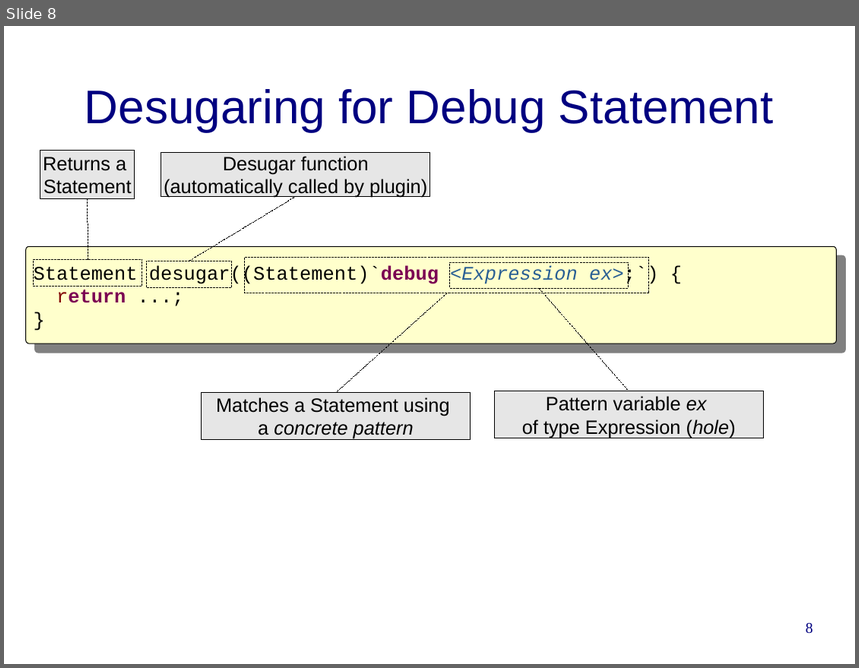
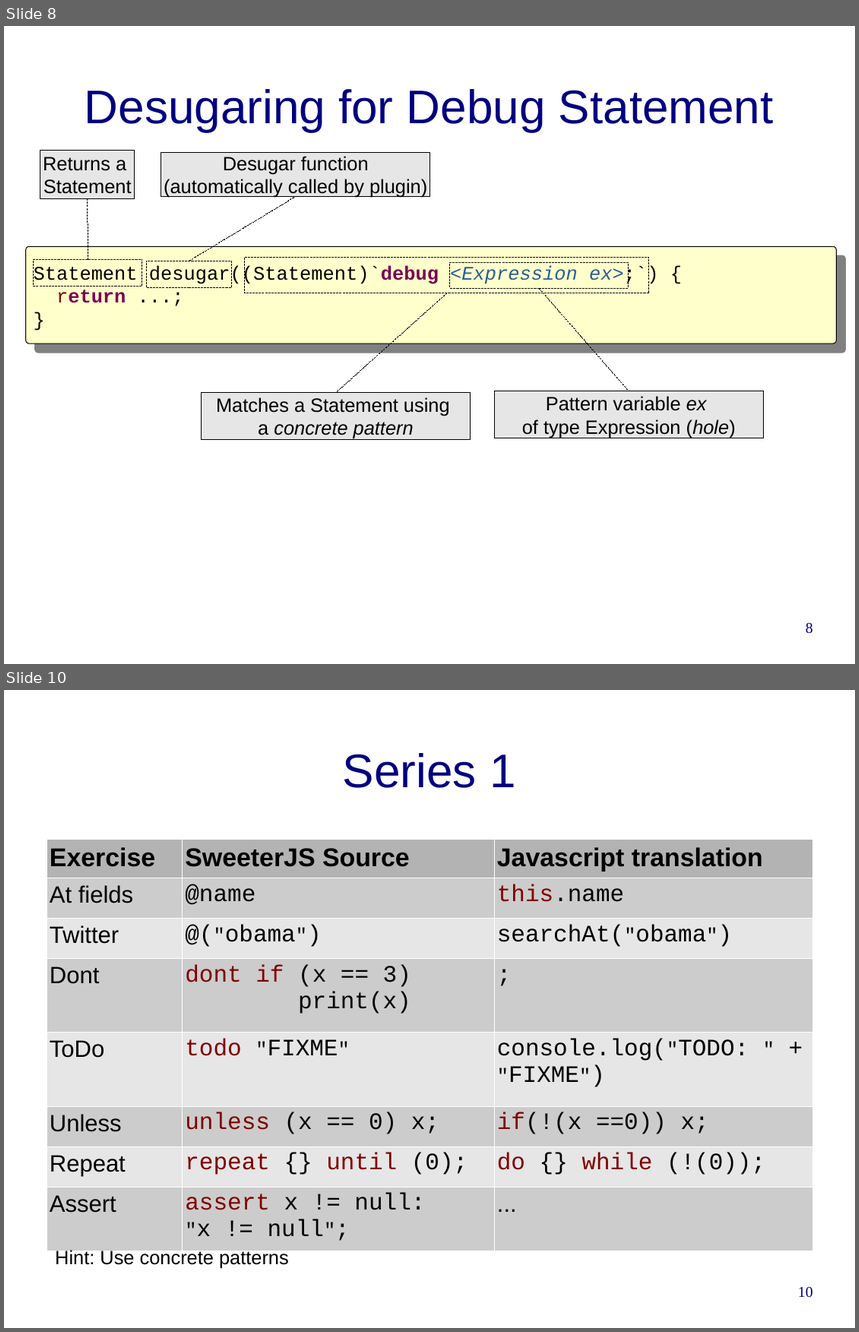
Before and after one commit to cwi-swat/rascal-course-pldi-2015, a slide deck: presentations/HackYourJavascript.odp. Shown one above the other, each under a label of ours: slide 8 before the commit, slides 8 and 10 after it; the slides between them are not shown. The pictures are 859x668 and 859x1332 pixels, drawn with LibreOffice and Linux fonts; fonts in the diff are those of the drawing; background and template pictures are left out. Boxes give left, top, right and bottom in pixels: in the first picture for what was removed or moved away, otherwise in the second. Text is boxed around its words. In the diff, an @@ line names an element or a change of style, - is before the commit and + after.

```diff
--- a/presentations/HackYourJavascript.odp
+++ b/presentations/HackYourJavascript.odp
@@ slide 10 added at box(4, 690, 855, 1328), background #FFFFFF @@
@@ title added at box(343, 753, 516, 788), 44 pt, text #000080 @@
+Series 1
@@ table added at box(47, 839, 813, 1240), 8 rows, 3 columns @@
+Exercise | SweeterJS Source | Javascript translation
+At fields | @name | this.name
+Twitter | @("obama") | searchAt("obama")
+Dont | dont if (x == 3) / print(x) | ;
+ToDo | todo "FIXME" | console.log("TODO: " + "FIXME")
+Unless | unless (x == 0) x; | if(!(x ==0)) x;
+Repeat | repeat {} until (0); | do {} while (!(0));
+Assert | assert x != null: "x != null"; | ...
@@ text added at box(55, 1249, 289, 1269), 18 pt, text #000000 @@
+Hint: Use concrete patterns
@@ page number added at box(798, 1287, 813, 1298), 14 pt, text #000080 @@
+10
```
Also in this commit, not shown: 2 slides changed, 1 other slide added.
